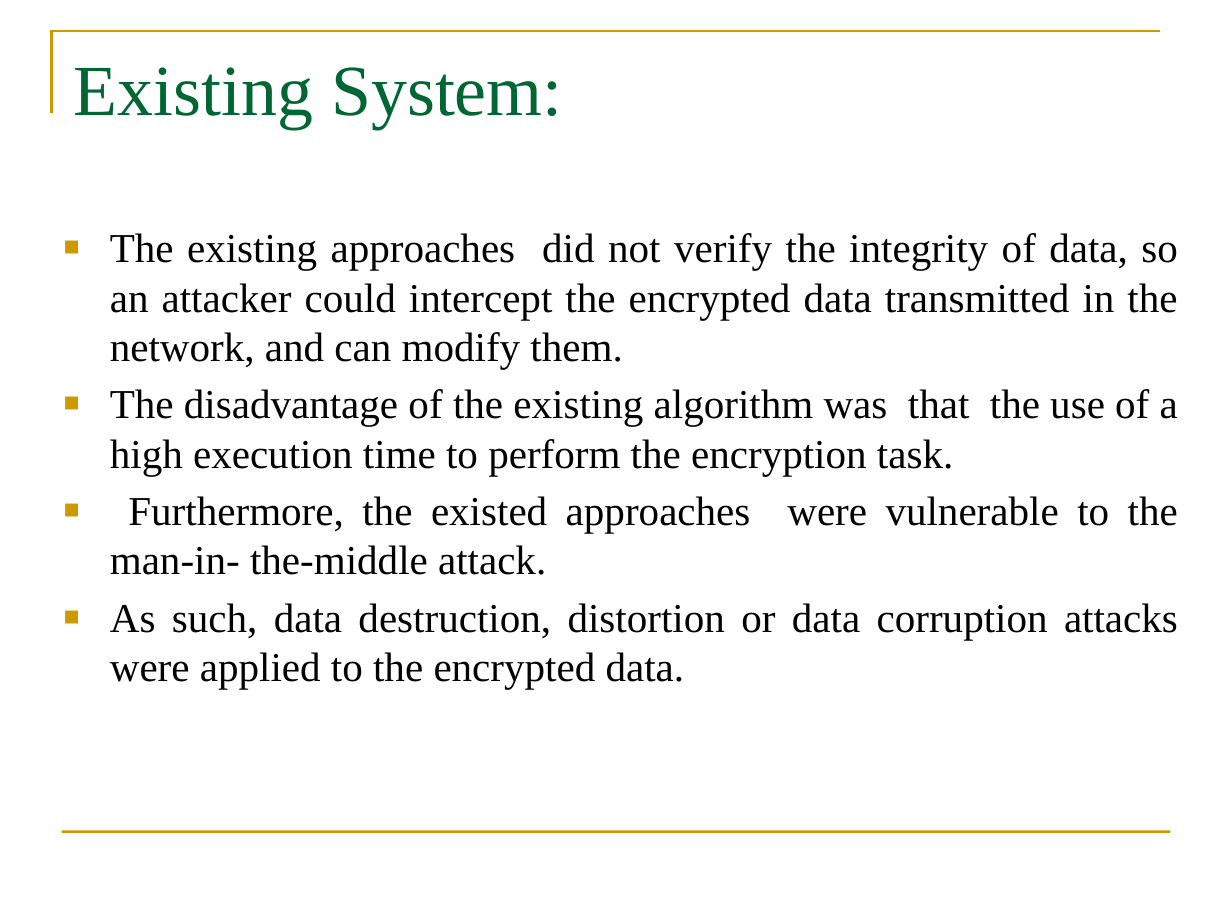
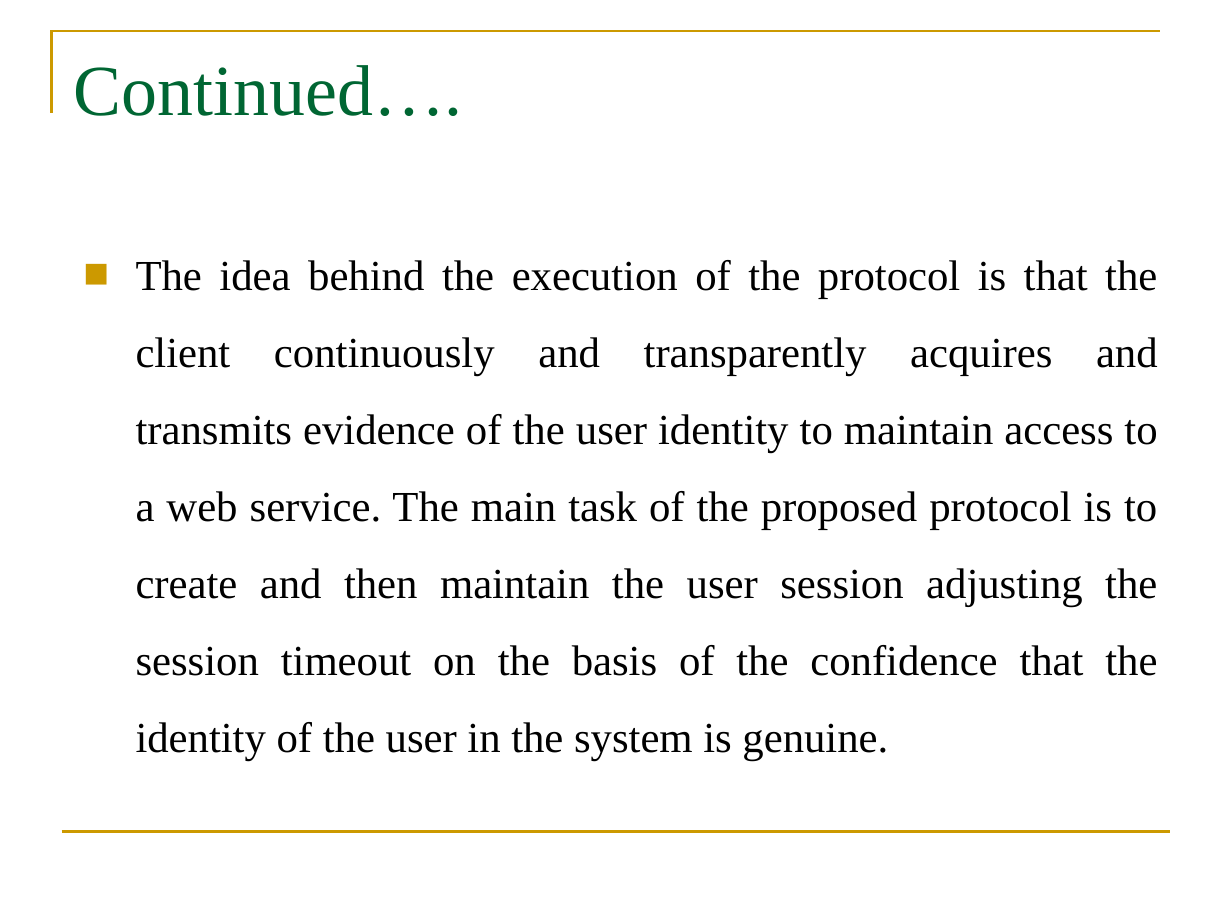
Before and after one commit to Lakshmi544-lab/A5-SRIT-2020, a slide deck: slide 12 of DNA for review0.pptx (slide 3 before the commit). Drawn at 1232x924 pixels with LibreOffice and Linux fonts; fonts in the diff are those of the drawing; background and template pictures are left out. Boxes give left, top, right and bottom in pixels: in the first picture for what was removed or moved away, otherwise in the second. Text is boxed around its words. In the diff, an @@ line names an element or a change of style, - is before the commit and + after.

```diff
--- a/DNA for review0.pptx
+++ b/DNA for review0.pptx
@@ title at [74,65,463,116]: text changed @@
-Existing System:
+Continued….
@@ text at [136,260,1158,760]: text changed; size 24 to 25 pt @@
-■ The existing approaches did not verify the integrity of data, so an attacker could intercept the encrypted data transmitted in the network, and can modify them.
-■ The disadvantage of the existing algorithm was that the use of a high execution time to perform the encryption task.
-■ Furthermore, the existed approaches were vulnerable to the man-in- the-middle attack.
-■ As such, data destruction, distortion or data corruption attacks were applied to the encrypted data.
+■ The idea behind the execution of the protocol is that the client continuously and transparently acquires and transmits evidence of the user identity to maintain access to a web service. The main task of the proposed protocol is to create and then maintain the user session adjusting the session timeout on the basis of the confidence that the identity of the user in the system is genuine.
```
Also in this commit, not shown: 3 other slides changed, 10 slides added, 4 slides removed.
